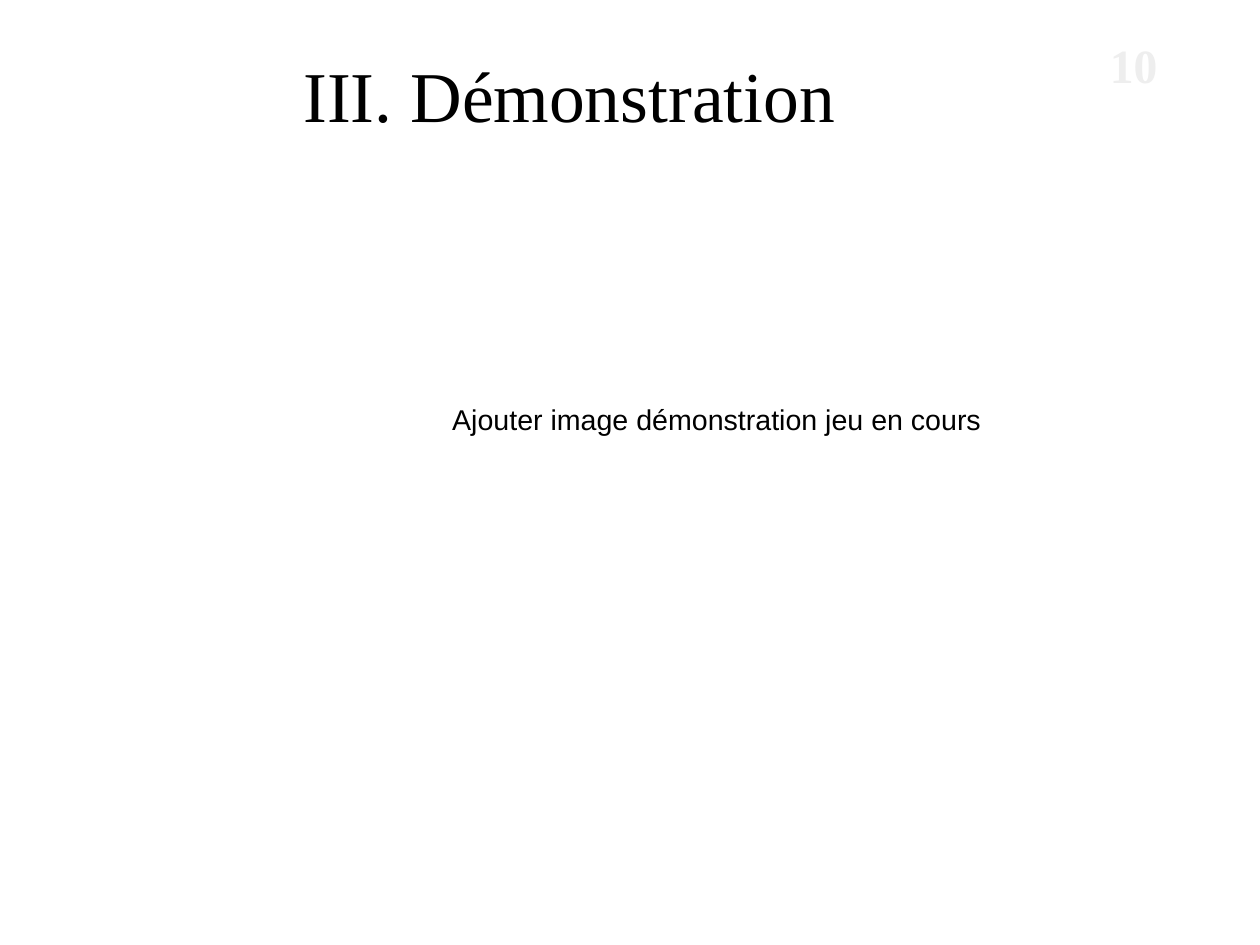
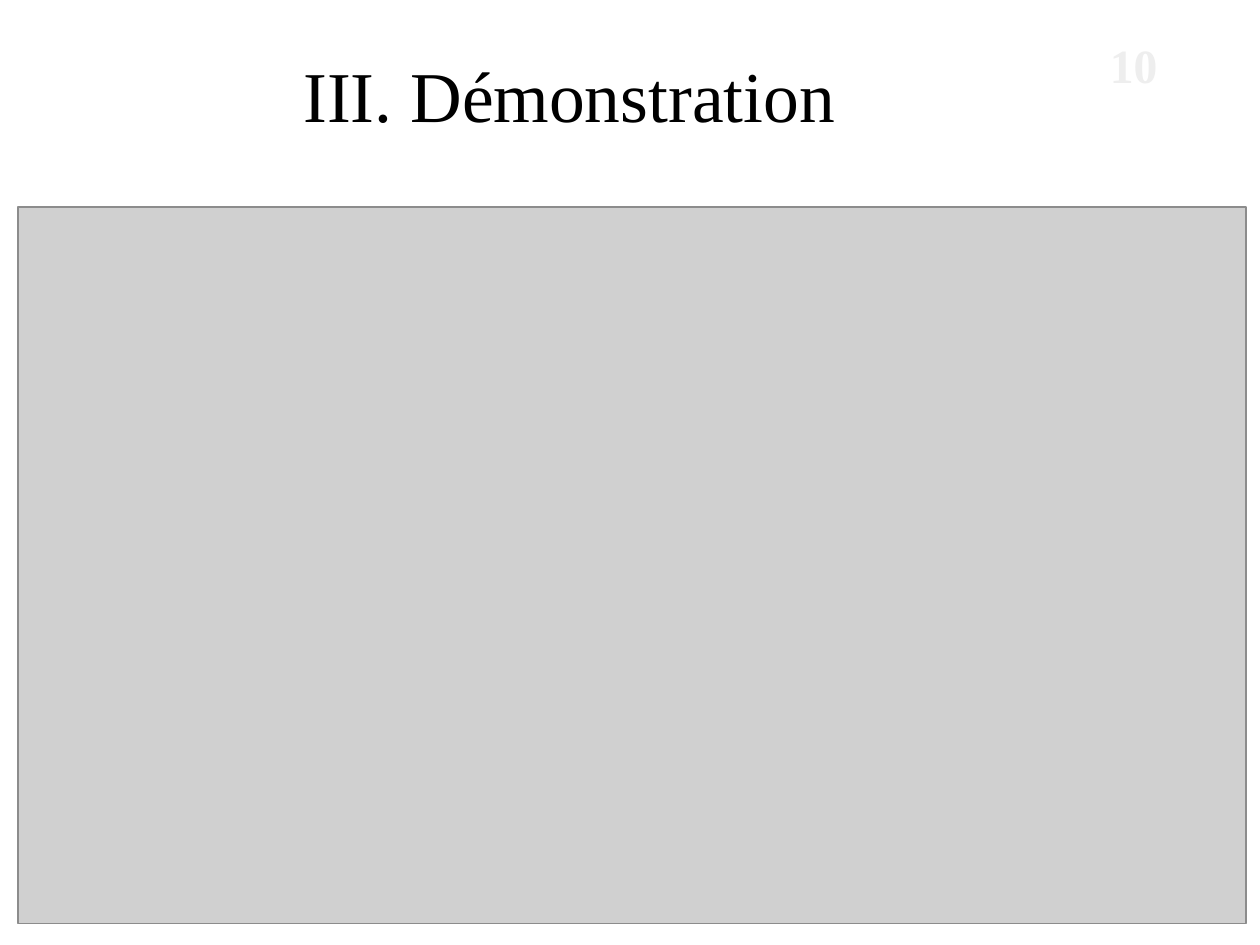
Before and after one commit to alexandreAudinot/projetPOOAudSee, a slide deck: slide 10 of Rapports/Documentation/diapo.odp. Drawn at 1260x945 pixels with LibreOffice and Linux fonts; fonts in the diff are those of the drawing; grey boxes stand for pictures; background and template pictures are left out. Boxes give left, top, right and bottom in pixels: in the first picture for what was removed or moved away, otherwise in the second. Text is boxed around its words. In the diff, an @@ line names an element or a change of style, - is before the commit and + after.

```diff
--- a/Rapports/Documentation/diapo.odp
+++ b/Rapports/Documentation/diapo.odp
@@ picture added at [18,207,1246,924] @@
@@ text removed at [452,409,981,435] @@
-Ajouter image démonstration jeu en cours
```
Also in this commit, not shown: 6 other slides changed, 14 other files.
